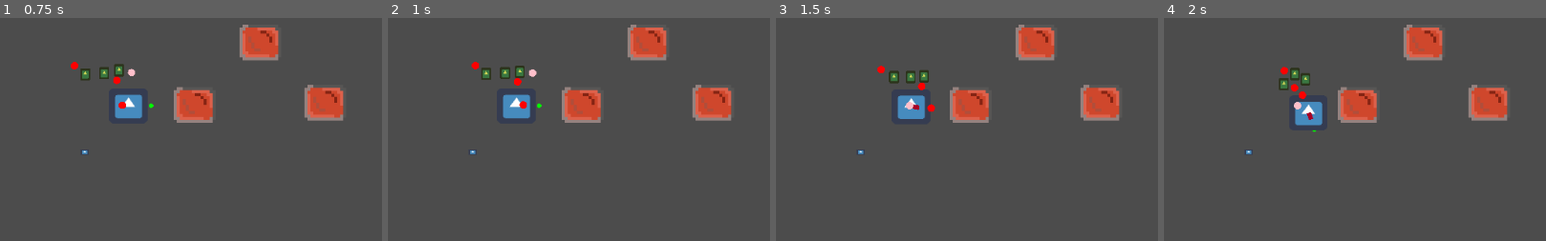
Above: before the commit, frames 1-4 (left to right).
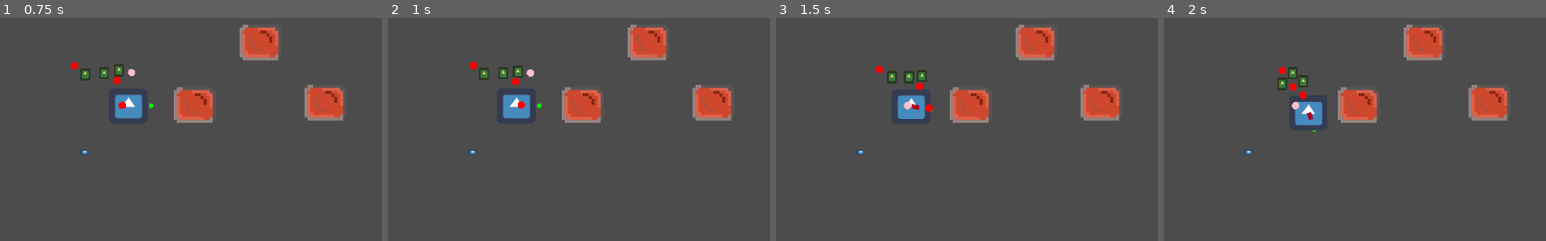
Above: after the commit, the same moments.

Repository: Cartogy/GWJ24
Game: Godot game, scene res://Levels/example_level.tscn
Two runs of this game, one before a commit and one after it. Both use one fixed random seed, a clock stepped at 60 frames per second and the inputs below. The project has no main scene, so this scene is started directly. The engine's default icon, where the game draws it, is replaced by a stand-in: a white triangle on a blue panel in a dark square.
Inputs (mouse positions are % of the whole screen's width and height, from its top left):
- Up to frame 1 (0.75 s): move the mouse to (72, 45) at 0.52 s; hold Right (ui_right) from 0.53 s (still down); hold T (chick_cmd) from 0.53 s (still down)
- Up to frame 2 (1 s): keep holding Right (ui_right); keep holding T (chick_cmd); tap G (duck_cmd) at 0.8 s
- Up to frame 3 (1.5 s): move the mouse to (30, 55) at 1.27 s; release Right (ui_right) at 1.28 s; release T (chick_cmd) at 1.28 s; hold Down (ui_down) from 1.28 s (still down); tap G (duck_cmd) at 1.35 s
- Up to frame 4 (2 s): keep holding Down (ui_down); tap M (follow_cmd) at 1.55 s
The pictures show only the part of the screen within x 0-50%, y 0-50%; the shares and areas given below are measured in that part.

Frame 1 is identical in both runs. In frame 2, 0.5% of the frame differs, in the area x 21-39%, y 19-41%; in frame 3, 0.5%; in frame 4, 0.5%, in the area x 29-39%, y 21-42%.

Commit message:
Fixed Control bug of chicks and ducks.

Diff:
--- a/Levels/example_level.tscn
+++ b/Levels/example_level.tscn
@@ -46,6 +46,10 @@
 switch_path = [ NodePath("../Switch0_Barrier"), NodePath("../Switch1_Barrier") ]
 [connection signal="change_item_entity" from="DuckChickController/PlayerController" to="ItemManager" method="_on_PlayerController_change_item_entity"]
 [connection signal="unlocking" from="DuckChickController/PlayerController" to="ItemManager" method="_on_PlayerController_unlocking"]
+[connection signal="give_desired_direction" from="DuckChickController/PlayerController/StateMachine/DuckMovement" to="DuckChickController/Duck" method="_on_DuckMovement_give_desired_direction"]
+[connection signal="stop_moving" from="DuckChickController/PlayerController/StateMachine/DuckMovement" to="DuckChickController/Duck" method="_on_DuckMovement_stop_moving"]
+[connection signal="calculate_flock_center_average" from="DuckChickController/PlayerController/StateMachine/ChickHordeMovement" to="DuckChickController/FlockManager" method="_on_ChickHordeMovement_calculate_flock_center_average"]
+[connection signal="update_flock_center" from="DuckChickController/PlayerController/StateMachine/ChickHordeMovement" to="DuckChickController/FlockManager" method="_on_ChickHordeMovement_update_flock_center"]
 [connection signal="update_position_entity" from="DuckChickController/Duck" to="ItemManager" method="_on_Duck_update_position_entity"]
 [connection signal="update_entity_position" from="DuckChickController/FlockManager" to="ItemManager" method="_on_FlockManager_update_entity_position"]
 [connection signal="notify_item_manager" from="Item" to="ItemManager" method="_on_Item_notify_item_manager"]
--- /dev/null
+++ b/Scenes/Effects/Barrier/Barrier_Effect.tscn
@@ -0,0 +1,49 @@
+[gd_scene load_steps=8 format=2]
+
+[ext_resource path="res://Scenes/Effects/effect.gd" type="Script" id=1]
+[ext_resource path="res://Scenes/Effects/Barrier/effect_node_open.gd" type="Script" id=2]
+[ext_resource path="res://Scenes/Effects/Barrier/effect_node_close.gd" type="Script" id=3]
+[ext_resource path="res://Textures/Barrier/barrier_closed.png" type="Texture" id=5]
+[ext_resource path="res://Textures/Barrier/barrier_open.png" type="Texture" id=6]
+
+[sub_resource type="SpriteFrames" id=1]
+animations = [ {
+"frames": [ ExtResource( 5 ) ],
+"loop": true,
+"name": "Close",
+"speed": 5.0
+}, {
+"frames": [ ExtResource( 6 ) ],
+"loop": true,
+"name": "Open",
+"speed": 5.0
+} ]
+
+[sub_resource type="RectangleShape2D" id=2]
+extents = Vector2( 7.49199, 6.93291 )
+
+[node name="Barrier_Effect" type="Node2D"]
+script = ExtResource( 1 )
+start_effect = "Close"
+on_effect = "Open"
+off_effect = "Close"
+
+[node name="EffectManager" type="Node" parent="."]
+
+[node name="EffectNode_0" type="Node" parent="EffectManager"]
+script = ExtResource( 3 )
+effect_node_name = "Close"
+
+[node name="EffectNode_1" type="Node" parent="EffectManager"]
+script = ExtResource( 2 )
+effect_node_name = "Open"
+
+[node name="AnimatedSprite" type="AnimatedSprite" parent="."]
+frames = SubResource( 1 )
+animation = "Close"
+
+[node name="StaticBody2D" type="StaticBody2D" parent="."]
+
+[node name="CollisionShape2D" type="CollisionShape2D" parent="StaticBody2D"]
+position = Vector2( 0.501133, 1.05794 )
+shape = SubResource( 2 )
--- a/Scenes/PlayerController/player_controller.gd
+++ b/Scenes/PlayerController/player_controller.gd
@@ -14,6 +14,7 @@
 signal activate_duck
 
 var cur_state = ""	# For chick commands
+var chick_state = ""
 
 func _ready():
 	emit_signal("change_duck_speed", $Data.duck_attached_speed)
@@ -21,26 +22,36 @@
 
 # Change state of Chicks
 func _input(event):
-	if event.is_action_pressed("stay_cmd"):		# H
-		emit_signal("change_flock_state", "Stay")
-		emit_signal("change_duck_speed", $Data.duck_dettached_speed)
-	elif event.is_action_pressed("follow_cmd"):		# M
-		emit_signal("change_flock_state", "Follow")
-		emit_signal("change_duck_speed", $Data.duck_attached_speed)
-		emit_signal("change_chick_speed", $Data.chick_attached_speed)
-	elif event.is_action_pressed("unlocking"):
+	# Commands only available on DuckController
+	if cur_state == "DuckController":
+		if event.is_action_pressed("stay_cmd"):		# H
+			chick_state = "Stay"
+			emit_signal("change_flock_state", "Stay")
+			emit_signal("change_duck_speed", $Data.duck_dettached_speed)
+		elif event.is_action_pressed("follow_cmd"):		# M
+			chick_state = "Follow"
+			emit_signal("change_flock_state", "Follow")
+			emit_signal("change_duck_speed", $Data.duck_attached_speed)
+			emit_signal("change_chick_speed", $Data.chick_attached_speed)
+	# Command for both Duck Controller and Chick Controller
+	if event.is_action_pressed("unlocking"):
 		emit_signal("unlocking")
 
 # Direct control of Movement entities
-func get_input():
-	if Input.is_action_pressed("duck_cmd") && cur_state != "DuckController": 	#G
-		$StateMachine.change_state("DuckController")
-		emit_signal("change_flock_state", "Stay")
-		cur_state = "DuckController"
-		emit_signal("change_item_entity", "Duck")
-		emit_signal("activate_duck")
-		emit_signal("change_duck_speed", $Data.duck_dettached_speed)
-
+func get_input_v2():
+	if Input.is_action_pressed("duck_cmd"):
+		if cur_state != "DuckController":
+			$StateMachine.change_state("DuckController")
+			emit_signal("change_flock_state", "Stay")
+			cur_state = "DuckController"
+			emit_signal("change_item_entity", "Duck")
+			emit_signal("activate_duck")
+			emit_signal("change_duck_speed", $Data.duck_dettached_speed)
+		else:
+			if chick_state == "Follow":
+				emit_signal("change_flock_state", "Follow")
+				emit_signal("change_duck_speed", $Data.duck_dettached_speed)
+				chick_state = "Follow"
 	elif Input.is_action_pressed("chick_cmd") && cur_state != "ChickController":		#T
 		$StateMachine.change_state("ChickController")
 		emit_signal("change_flock_state", "Flock")
@@ -48,7 +59,11 @@
 		cur_state = "ChickController"
 		emit_signal("change_item_entity", "Flock")
 		emit_signal("deactivate_duck")
+		chick_state = "Flock"
+
+
+
 
 func _physics_process(delta):
-	get_input()
+	get_input_v2()
 	$StateMachine.tick(delta)
